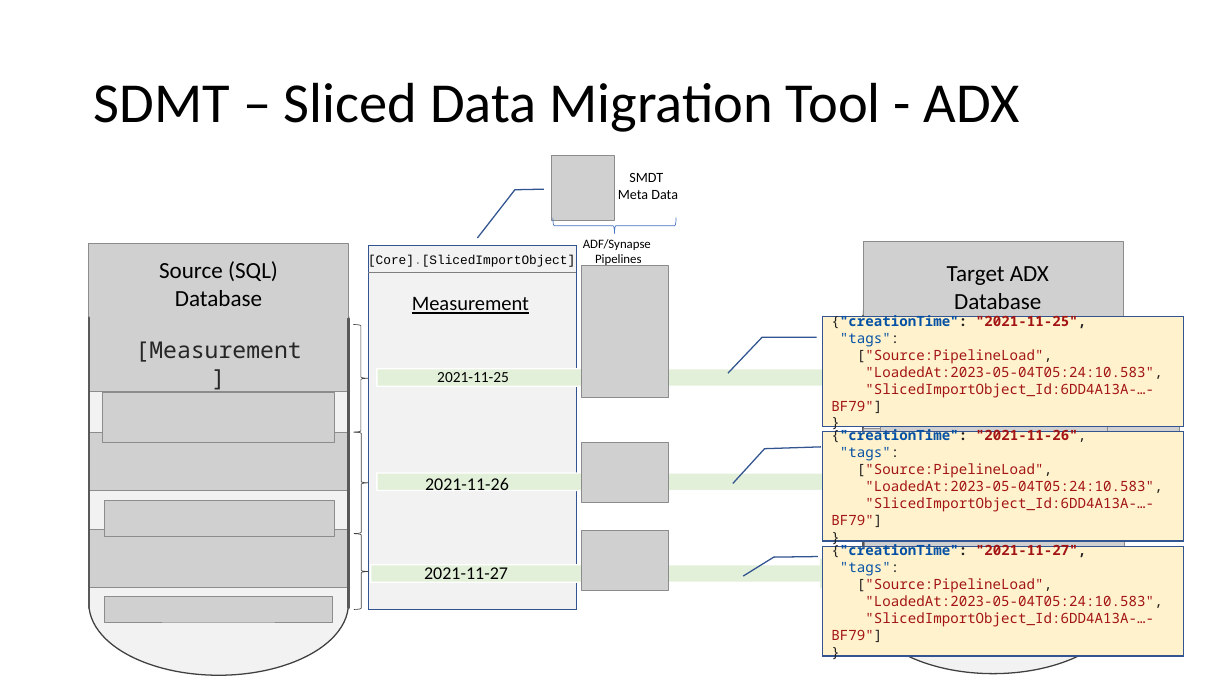
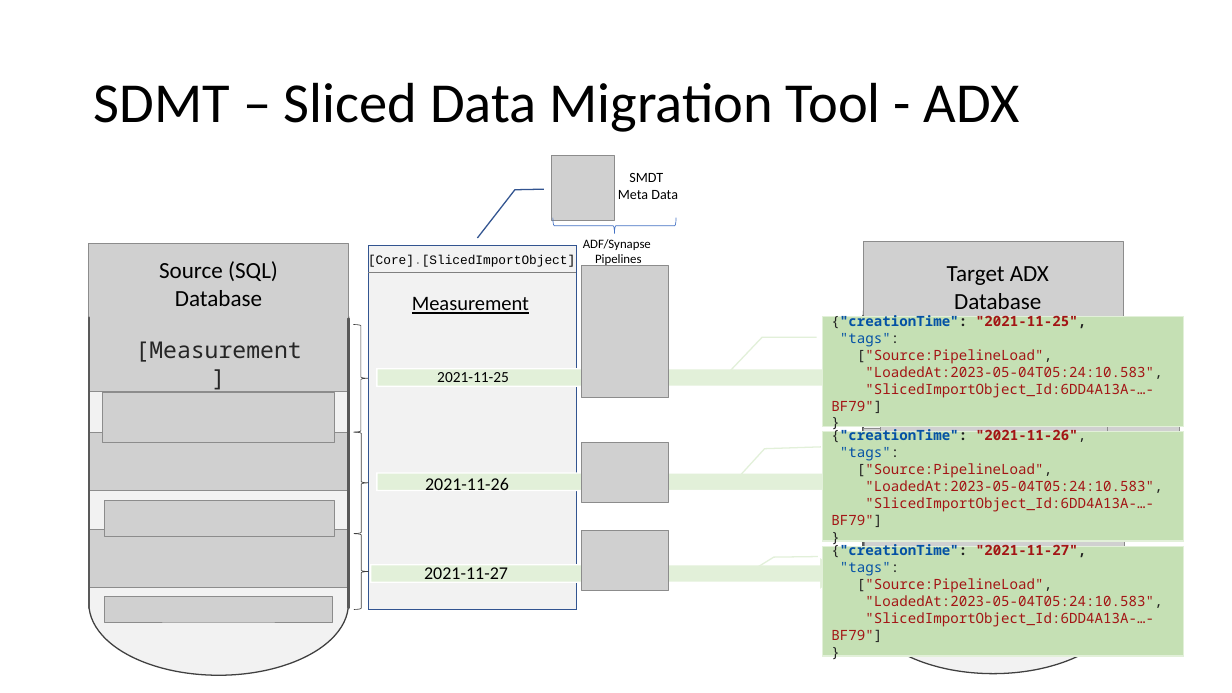
Before and after one commit to meinradweiss/SwissArmyKnife, a slide deck: slide 6 of docs/ADF_SynapsePipelines/PPT/SlicedDataMigrationToolbox.pptx. Drawn at 1232x693 pixels with LibreOffice and Linux fonts; fonts in the diff are those of the drawing; grey boxes stand for pictures. Boxes give left, top, right and bottom in pixels: in the first picture for what was removed or moved away, otherwise in the second. Text is boxed around its words. In the diff, an @@ line names an element or a change of style, - is before the commit and + after.

```diff
--- a/docs/ADF_SynapsePipelines/PPT/SlicedDataMigrationToolbox.pptx
+++ b/docs/ADF_SynapsePipelines/PPT/SlicedDataMigrationToolbox.pptx
@@ fill #FFF2CC to #C5E0B4; outline #325491 1 pt to #E2F0D9 1 pt in 3 elements at [823, 317, 1184, 427], [823, 432, 1184, 542], [823, 546, 1184, 656] @@
```
Also in this commit, not shown: 2 other slides changed, 1 slide added, 6 other files.
